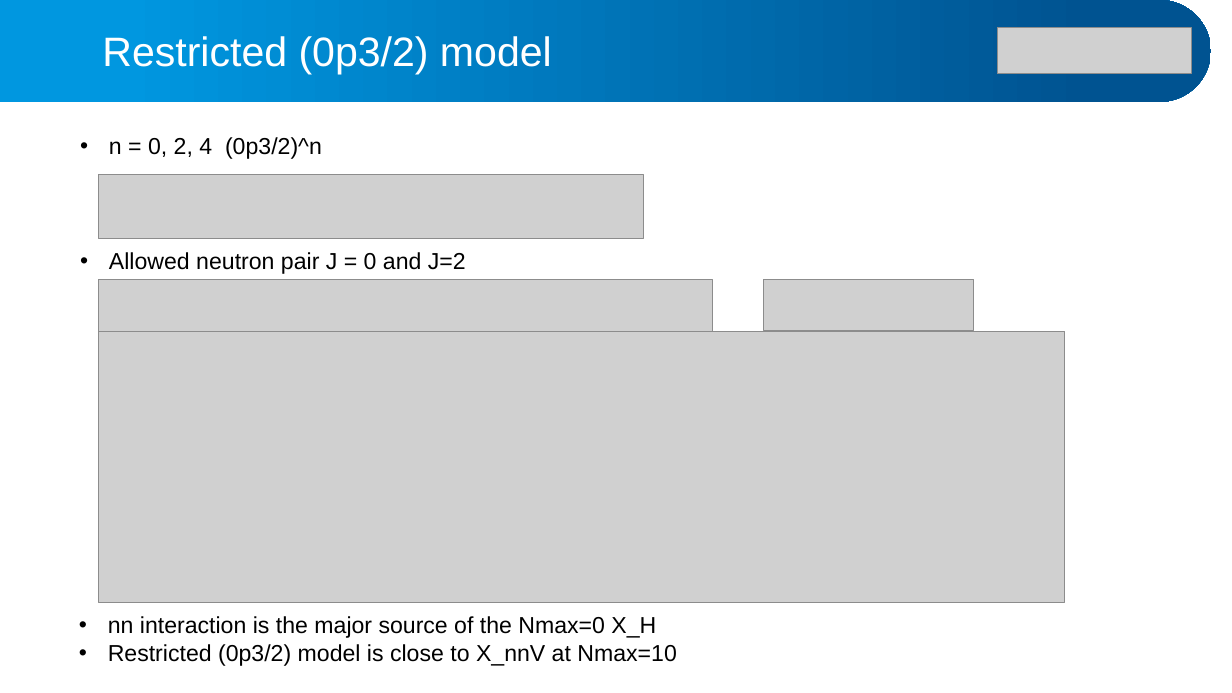
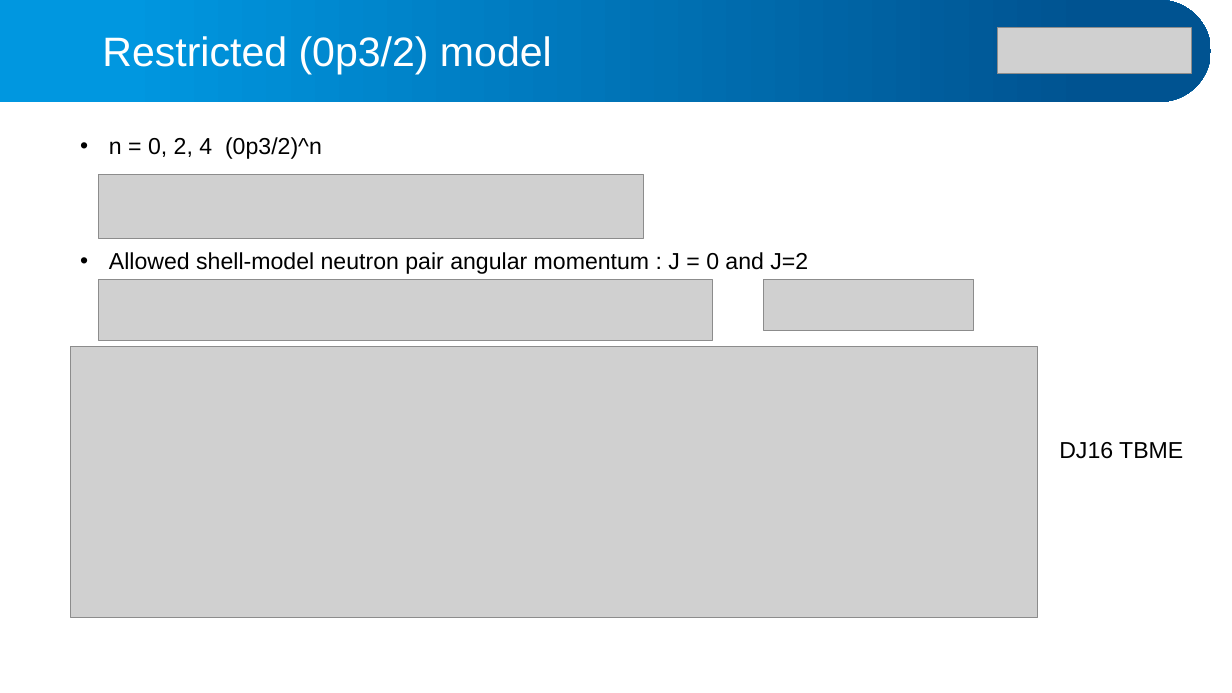
Before and after one commit to alphacentaury-github/NPSS2020, a slide deck: slide 13 of 20260915_JPS_SONG.pptx. Drawn at 1232x693 pixels with LibreOffice and Linux fonts; fonts in the diff are those of the drawing; grey boxes stand for pictures. Boxes give left, top, right and bottom in pixels: in the first picture for what was removed or moved away, otherwise in the second. Text is boxed around its words. In the diff, an @@ line names an element or a change of style, - is before the commit and + after.

```diff
--- a/20260915_JPS_SONG.pptx
+++ b/20260915_JPS_SONG.pptx
@@ text at (x1=109, y1=252, x2=808, y2=274): text changed @@
-• Allowed neutron pair J = 0 and J=2
+• Allowed shell-model neutron pair angular momentum : J = 0 and J=2
@@ picture moved from (x1=98, y1=331, x2=1065, y2=602) to (x1=71, y1=347, x2=1038, y2=617) @@
@@ text added at (x1=1059, y1=442, x2=1183, y2=459), 18 pt, text #000000 @@
+DJ16 TBME
@@ text removed at (x1=108, y1=616, x2=676, y2=666) @@
-• nn interaction is the major source of the Nmax=0 X_H
-• Restricted (0p3/2) model is close to X_nnV at Nmax=10
```
Also in this commit, not shown: 10 other slides changed.
